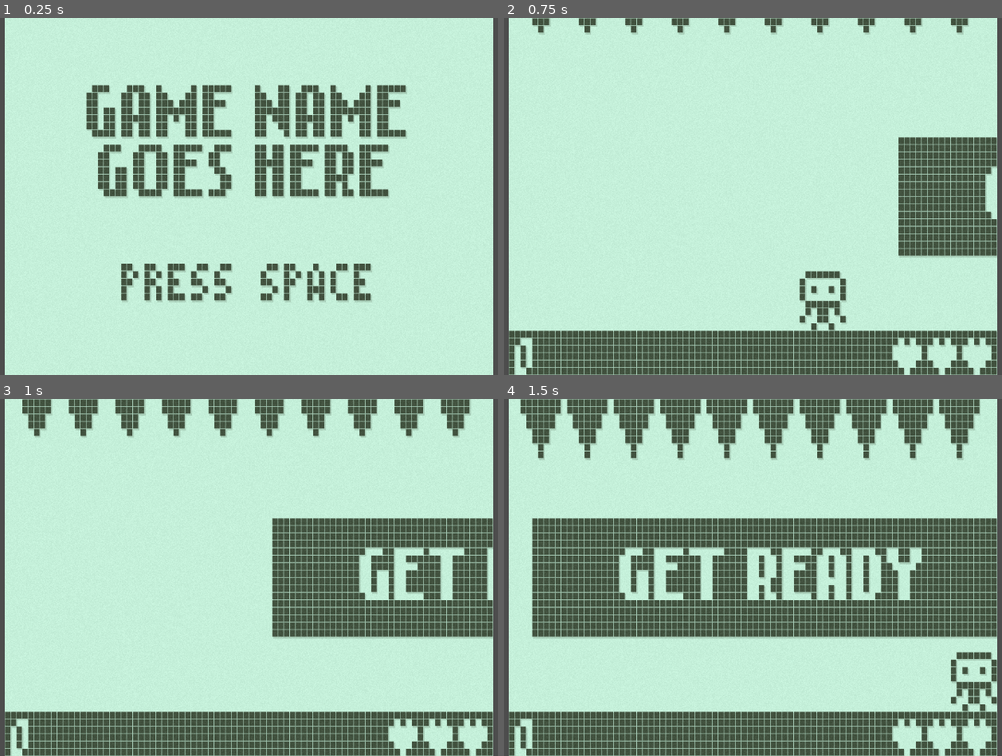
Above: before the commit, frames 1-4 (two rows, left to right).
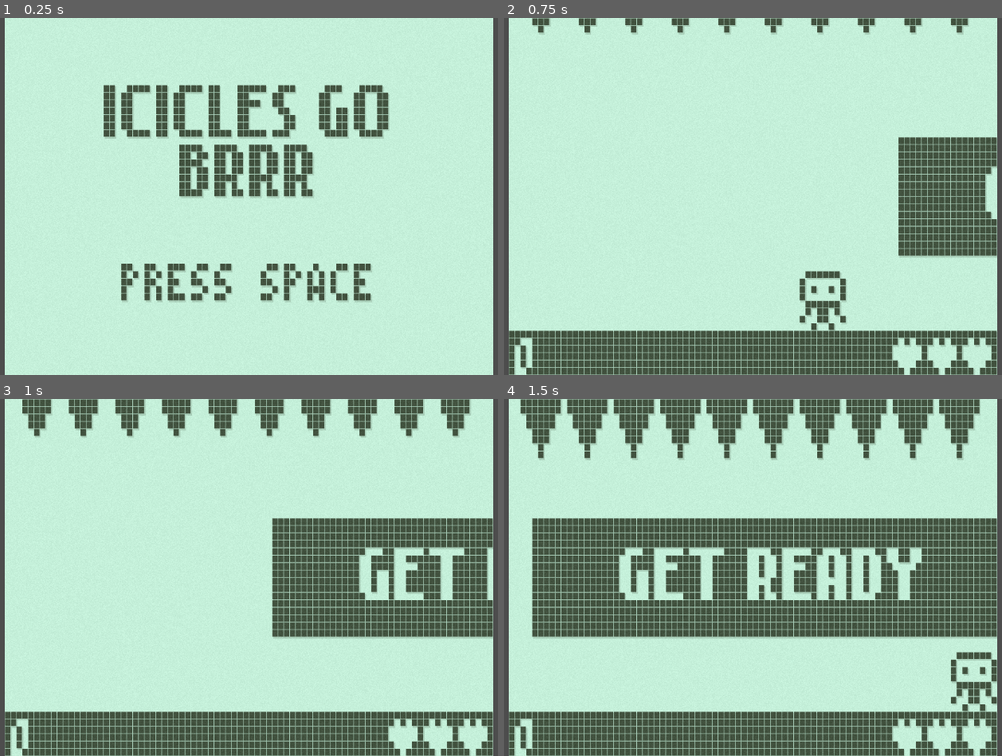
Above: after the commit, the same moments.

Repository: Qowface/nokiajam-6
Game: Godot game, scene res://main.tscn
Two runs of this game, one before a commit and one after it. Both use one fixed random seed, a clock stepped at 60 frames per second and the inputs below.
Inputs:
- Up to frame 1 (0.25 s): no input
- Up to frame 2 (0.75 s): tap Space (jump) at 0.5 s; hold Right (move_right) from 0.53 s (still down)
- Up to frame 3 (1 s): keep holding Right (move_right); tap Space (jump) at 0.77 s
- Up to frame 4 (1.5 s): keep holding Right (move_right)

The runs differ from the first frame. In frame 1, 9.8% of the frame differs, in the area x 17-82%, y 18-51%; in frame 2, nothing differs; in frame 3, nothing differs; in frame 4, nothing differs.

Commit message:
Display score on end screen.
Add global script to handle stats.
Update title on start menu.

Diff:
--- a/project.godot
+++ b/project.godot
@@ -20,6 +20,7 @@
 
 AudioPlayer="*res://scenes/audio_player.tscn"
 SceneManager="*res://scenes/scene_manager.tscn"
+Stats="*res://scripts/stats.gd"
 
 [gui]
 
--- a/scenes/end_screen.tscn
+++ b/scenes/end_screen.tscn
@@ -15,15 +15,45 @@
 [node name="ColorRect" type="ColorRect" parent="."]
 layout_mode = 0
 offset_right = 84.0
-offset_bottom = 48.0
+offset_bottom = 12.0
 color = Color(0, 0, 0, 1)
 
-[node name="Label" type="Label" parent="."]
+[node name="GameOverLabel" type="Label" parent="."]
 layout_mode = 0
+offset_left = 2.0
+offset_right = 82.0
+offset_bottom = 12.0
+text = "GAME OVER"
+horizontal_alignment = 1
+vertical_alignment = 1
+
+[node name="ScoreLabel" type="Label" parent="."]
+layout_mode = 0
+offset_left = 2.0
+offset_top = 14.0
+offset_right = 82.0
+offset_bottom = 20.0
+theme_override_fonts/font = ExtResource("2_atoei")
+text = "SCORE: 123456"
+horizontal_alignment = 1
+vertical_alignment = 1
+
+[node name="NewHighScoreLabel" type="Label" parent="."]
+layout_mode = 0
+offset_left = 2.0
+offset_top = 23.0
+offset_right = 83.0
+offset_bottom = 33.0
+text = "NEW HIGH SCORE!"
+horizontal_alignment = 1
+vertical_alignment = 1
+
+[node name="RestartLabel" type="Label" parent="."]
+layout_mode = 0
+offset_left = 2.0
 offset_top = 36.0
-offset_right = 84.0
+offset_right = 82.0
 offset_bottom = 48.0
-theme_override_colors/font_color = Color(1, 1, 1, 1)
 theme_override_constants/line_spacing = 0
 theme_override_fonts/font = ExtResource("2_atoei")
 text = "PRESS SPACE
--- a/scenes/start_menu.tscn
+++ b/scenes/start_menu.tscn
@@ -18,8 +18,8 @@
 offset_top = 8.0
 offset_right = 82.0
 offset_bottom = 26.0
-text = "GAME NAME
-GOES HERE"
+text = "ICICLES GO
+BRRR"
 horizontal_alignment = 1
 vertical_alignment = 1
 
--- a/scripts/end_screen.gd
+++ b/scripts/end_screen.gd
@@ -1,4 +1,18 @@
 extends Control
+
+
+func _ready():
+	$ScoreLabel.text = "SCORE: " + str(Stats.score)
+
+	$ScoreLabel.visible = false
+	$NewHighScoreLabel.visible = false
+	$RestartLabel.visible = false
+
+	await get_tree().create_timer(1.0).timeout
+	$ScoreLabel.visible = true
+
+	await get_tree().create_timer(1.0).timeout
+	$RestartLabel.visible = true
 
 
 func _process(delta):
--- a/scripts/icicle_game.gd
+++ b/scripts/icicle_game.gd
@@ -2,7 +2,6 @@
 
 
 var lives = 3
-var score = 0
 
 var icicle_speed = 10
 var score_increment = 10
@@ -24,7 +23,7 @@
 		icicle.hit_player.connect(_on_icicle_hit_player)
 		icicle.scored.connect(_on_icicle_scored)
 
-	ui.set_score_label(score)
+	ui.set_score_label(Stats.score)
 	ui.update_hearts(lives)
 	ui.display_banner("GET READY")
 
@@ -59,8 +58,8 @@
 
 
 func _on_icicle_scored():
-	score += score_increment
-	ui.set_score_label(score)
+	Stats.score += score_increment
+	ui.set_score_label(Stats.score)
 	speed_up_icicles()
 
 
@@ -99,6 +98,6 @@
 
 func _on_coin_scored():
 	AudioPlayer.play_sfx("coin")
-	score += score_increment * 5
-	ui.set_score_label(score)
+	Stats.score += score_increment * 5
+	ui.set_score_label(Stats.score)
 	print("coin get - points: " + str(score_increment*5))
--- /dev/null
+++ b/scripts/stats.gd
@@ -0,0 +1,4 @@
+extends Node
+
+
+var score = 0
